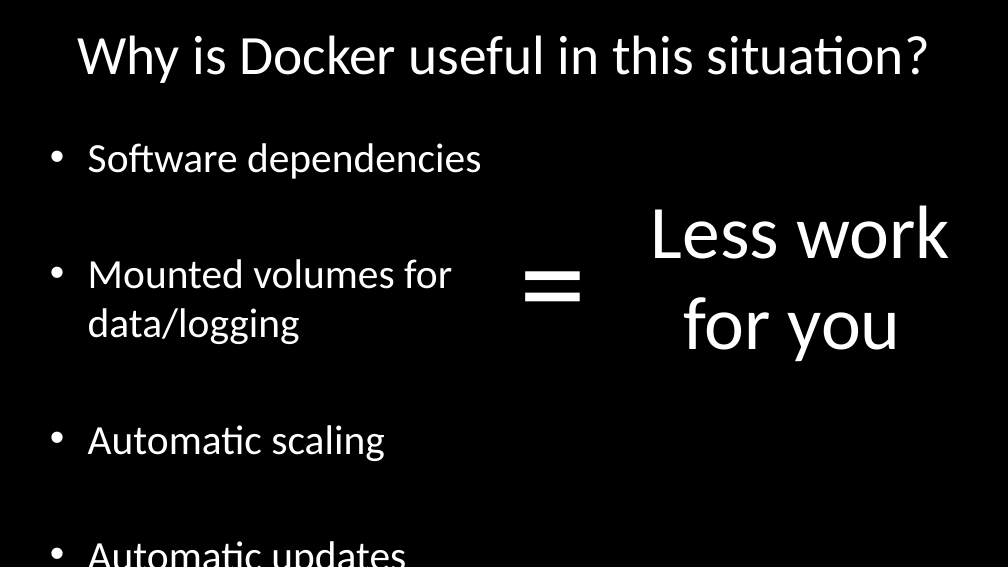
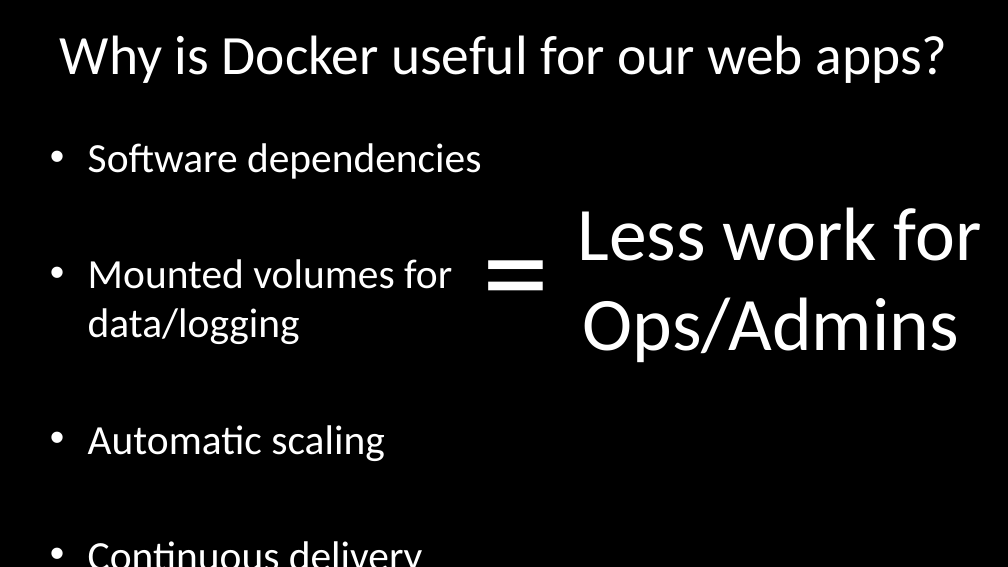
Before and after one commit to jeffreyhanson/abstracts-and-slides, a slide deck: slide 14 of seminars/NCC-docker-14-07-2021/slides.pptx. Drawn at 1008x567 pixels with LibreOffice and Linux fonts; fonts in the diff are those of the drawing. Boxes give left, top, right and bottom in pixels: in the first picture for what was removed or moved away, otherwise in the second. Text is boxed around its words. In the diff, an @@ line names an element or a change of style, - is before the commit and + after.

```diff
--- a/seminars/NCC-docker-14-07-2021/slides.pptx
+++ b/seminars/NCC-docker-14-07-2021/slides.pptx
@@ title at box(60, 35, 948, 83): text changed @@
-Why is Docker useful in this situation?
+Why is Docker useful for our web apps?
@@ text at box(88, 143, 481, 461): text changed @@
-• Automatic updates
+• Continuous delivery
@@ text "=": place and size @@
-text "=" at box(509, 191, 579, 364)
+text "=" at box(472, 179, 541, 353)
@@ text at box(577, 207, 982, 363): text changed @@
-  Less work for you
+  Less work for Ops/Admins
```
Also in this commit, not shown: 1 other slide changed, 1 slide added, 1 slide removed.
